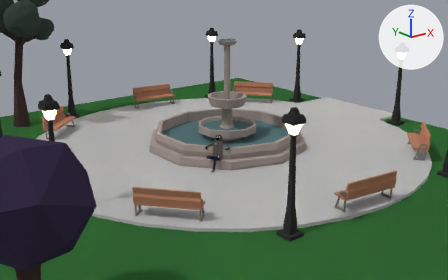
The Blender file .gdignore/Blender Projects/Cinematic.blend as it was, and as the next commit left it.
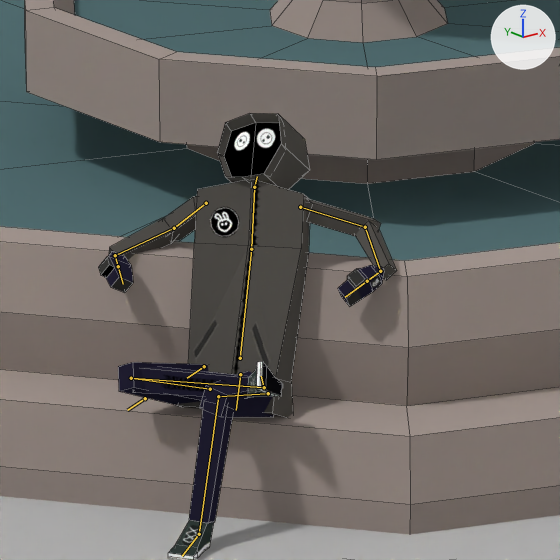
Each version appears first from a camera (50 mm lens) standing at (-7.97, -31.45, 18.54) and looking at (23.86, 8.34, 2.62), and next in a close-up on the part from 44% to 55% of the width and 45% to 62% of the height. Every picture has the same lights, and +X, +Y and +Z are marked at upper right. Both versions are drawn at frame 194 of the action 'CameraTeaserAction'; the numbers are the values there. The bones that bend it are drawn over the model as lines in the close-ups. The close-ups show mesh edges as thin lines.

In view in the first close-up: 'Body', 'Fountain', 'Hands', 'Head', 'Legs', 'ParkRoad'.
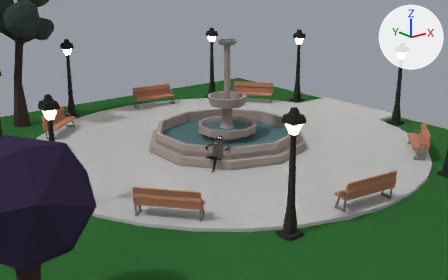
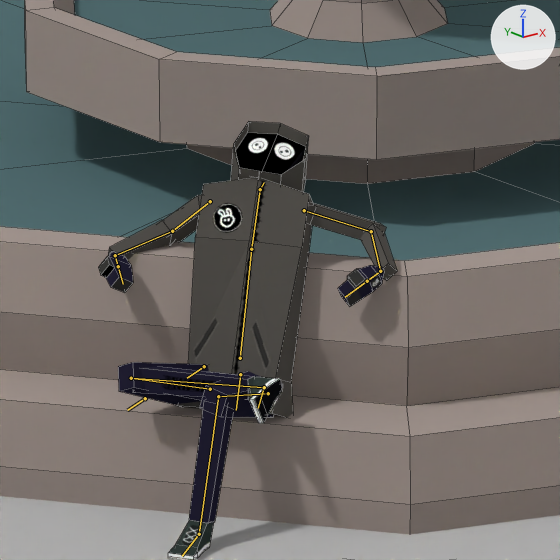
Changed parts and their boxes [x1, y1, x2, y2] in the close-ups (560 x 560 px):
```json
{"object": "Body", "change": "posed", "before": [177, 181, 310, 417], "after": [177, 178, 313, 417]}
{"object": "Legs", "change": "posed", "before": [118, 361, 283, 560], "after": [118, 362, 283, 560]}
{"object": "Hands", "change": "posed", "before": [98, 196, 397, 306], "after": [98, 195, 397, 306]}
{"object": "Head", "change": "posed", "before": [217, 113, 309, 190], "after": [231, 121, 309, 192]}
{"bone": "chest", "before": "(251, 249) to (254, 187)", "after": "(251, 249) to (260, 189)"}
{"bone": "head", "before": "(254, 187) to (257, 176)", "after": "(260, 189) to (264, 182)"}
```

Scene script edits in JSON lines:
```json
{"block": "bone_chest", "where": "bone_chest = bpy.data.objects['Armature'].pose.bones['chest']  # child of 'belly'"}
{"op": "set", "path": "bone_chest.rotation_quaternion", "old": "(0.974, -0.104, 0.114, 0.017)", "new": "(0.968, -0.223, 0.111, 0.006)", "note": "degrees (-12, 13, 1) -> degrees (-26, 13, -2)"}
{"block": "bone_head", "where": "bone_head = bpy.data.objects['Armature'].pose.bones['head']  # child of 'chest'"}
{"op": "set", "path": "bone_head.rotation_quaternion", "old": "(0.929, -0.225, -0.244, 0.033)", "new": "(0.912, -0.287, 0.074, -0.058)", "note": "degrees (-30, -27, 11) -> degrees (-35, 6, -9)"}
{"block": "bone_heelik_r", "where": "bone_heelik_r = bpy.data.objects['Armature'].pose.bones['heelIK.R']"}
{"op": "set", "path": "bone_heelik_r.rotation_quaternion", "old": "(0.6, 0.177, -0.746, -0.228)", "new": "(0.609, -0.088, -0.776, 0.1)", "note": "degrees (-72, -125, 68) -> degrees (49, -111, -48)"}
```
